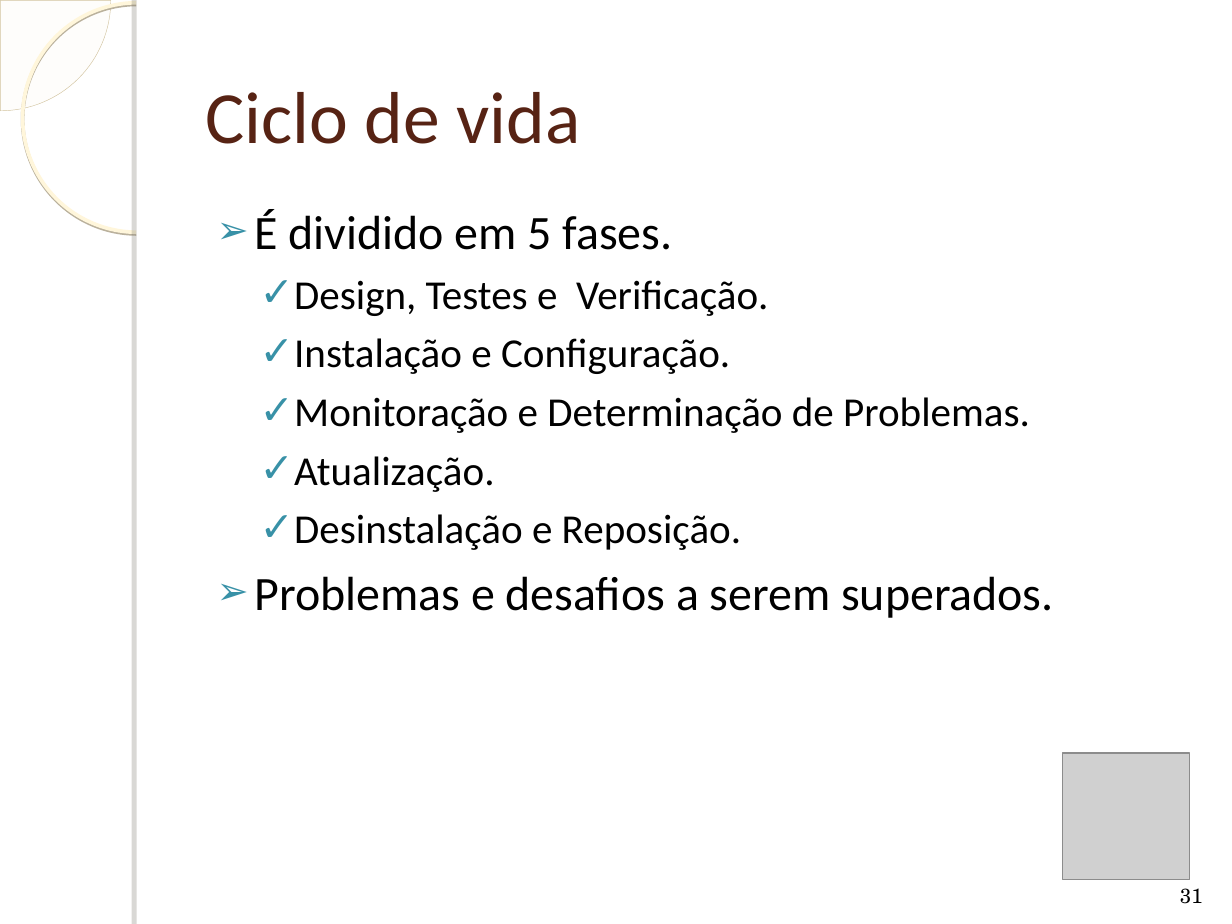
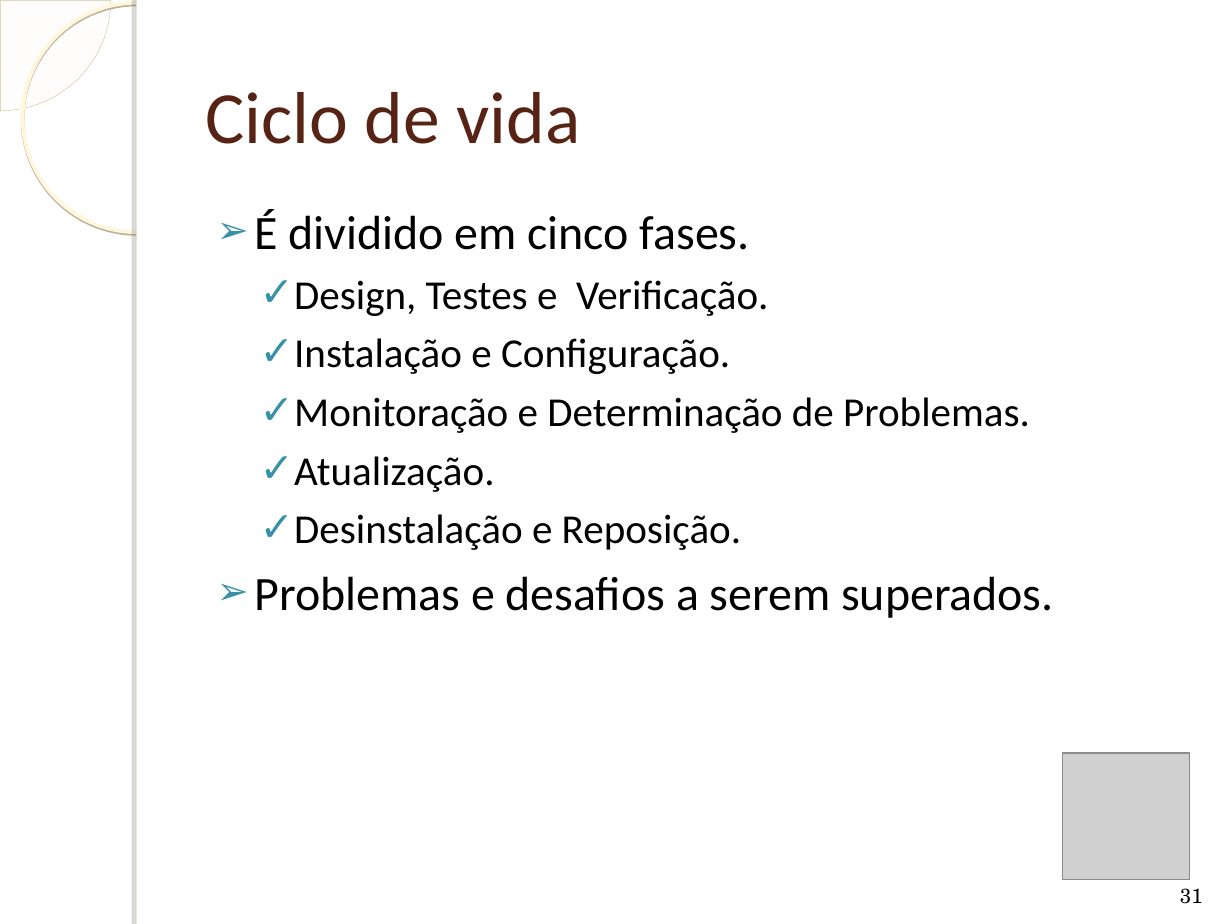
Before and after one commit to humbertogaliza/relatorio-mob655, a slide deck: slide 31 of Apresentação Redes Autonômicas.ppt. Drawn at 1232x924 pixels with LibreOffice and Linux fonts; fonts in the diff are those of the drawing; grey boxes stand for pictures; background and template pictures are left out. Boxes give left, top, right and bottom in pixels: in the first picture for what was removed or moved away, otherwise in the second. Text is boxed around its words. In the diff, an @@ line names an element or a change of style, - is before the commit and + after.

```diff
--- a/Apresentação Redes Autonômicas.ppt
+++ b/Apresentação Redes Autonômicas.ppt
@@ text at [255,209,750,250]: text changed @@
-➢ É dividido em 5 fases.
+➢ É dividido em cinco fases.
```
Also in this commit, not shown: 5 other slides changed, 5 slides added, 1 slide removed, 1 other file.
